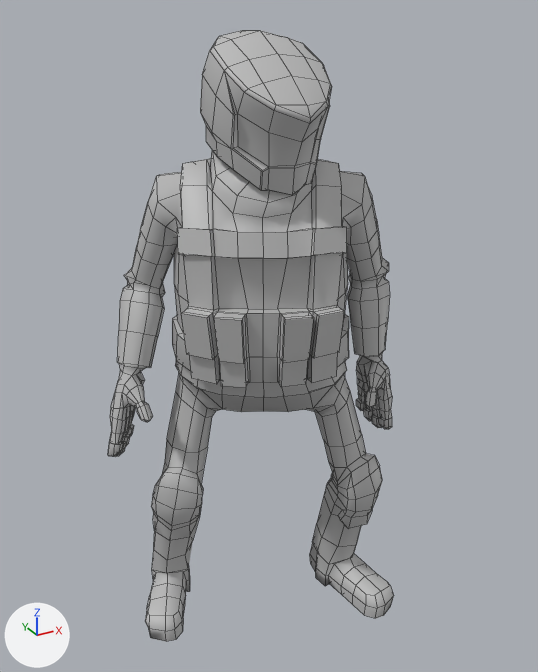
What one commit did to the FBX model Assets/DropZone/Characters/Squaddie/Squaddie_Idles.fbx.
Before and after are seen from a 50 mm camera at (-0.981, -1.856, 1.962) aimed at (0.025, -0.027, 1.048). Arrows for +X, +Y and +Z are at lower left; the lights stay in place. Both versions are drawn at frame 61 of the action 'Idle01'; the numbers are the values there. Mesh edges are drawn as thin lines.

Objects in the first picture: 'Squaddie:Body', 'Squaddie:Head'.
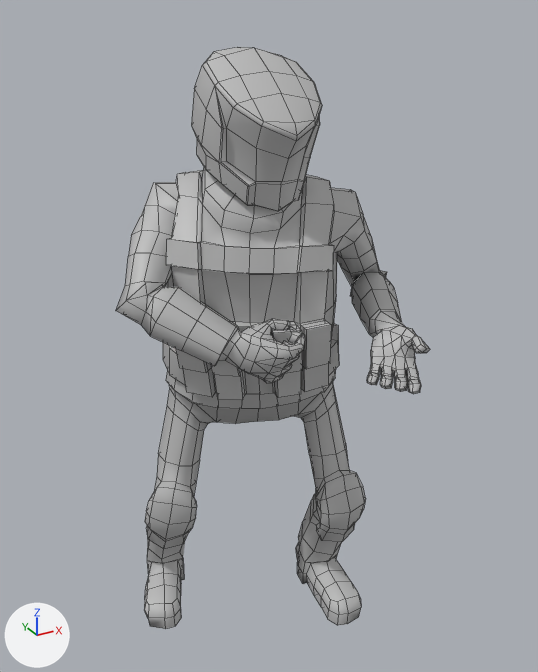
Where the change shows, as pixel boxes [x1, y1, x2, y2] in the pictures (538 x 672 px):
'Squaddie:Body', reshaped (10% wider)
    before: [108, 150, 394, 641]
    after: [116, 167, 430, 629]
'Squaddie:Head', moved, turned
    before: [200, 30, 332, 195]
    after: [191, 47, 322, 211]

Patch to the scene script:
```diff
--- a/Assets/DropZone/Characters/Squaddie/Squaddie_Idles.fbx.py
+++ b/Assets/DropZone/Characters/Squaddie/Squaddie_Idles.fbx.py
@@ me_mesh @@
 # used by ob_squaddie_body; location = (0.0, 0.0, 0.0); rotation_euler = (1.571, 0.0, 0.0), in degrees (90, 0, 0); scale = (0.01, 0.01, 0.01)
-me_mesh.from_pydata(...)  # 1271 vertices, 1330 faces; spans x -48.0..46.0, y 1.0..168.0, z -34.0..29.0
+me_mesh.from_pydata(...)  # 1271 vertices, 1330 faces; spans x -44.0..46.0, y 1.0..164.0, z -39.0..49.0
+# me_mesh part 1: 1271 of 1271 vertices moved; they spanned x -48.0..46.0, y 1.0..168.0, z -34.0..29.0 and now span x -44.0..46.0, y 1.0..164.0, z -39.0..49.0; mean shift (1.0, 8.0, 11.0); largest move (-48.0, 72.0, -8.0) -> (-1.0, 116.0, 22.0)
 me_mesh.materials.append(mat_squaddie_matbody)
@@ ob_squaddie_head @@
 ob_squaddie_head.parent = ob_squaddie_geogroup
-ob_squaddie_head.location = (3.054, -4.907, -0.0972)
-ob_squaddie_head.rotation_euler = (0.0342, -0.0162, 0.0144)  # degrees (2, -0.9, 0.8)
+ob_squaddie_head.location = (-6.88, -9.003, -0.816)
+ob_squaddie_head.rotation_euler = (0.0315, -0.0485, -0.0303)  # degrees (1.8, -2.8, -1.7)
```
